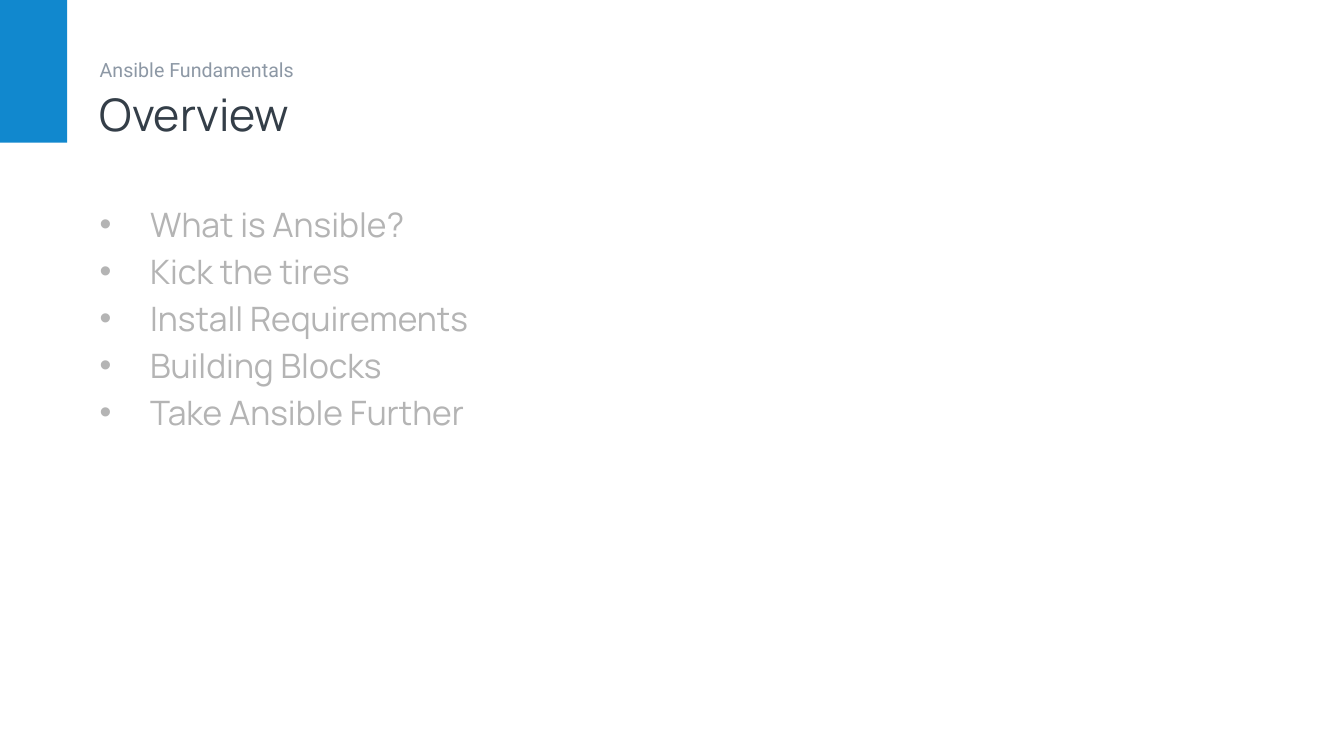
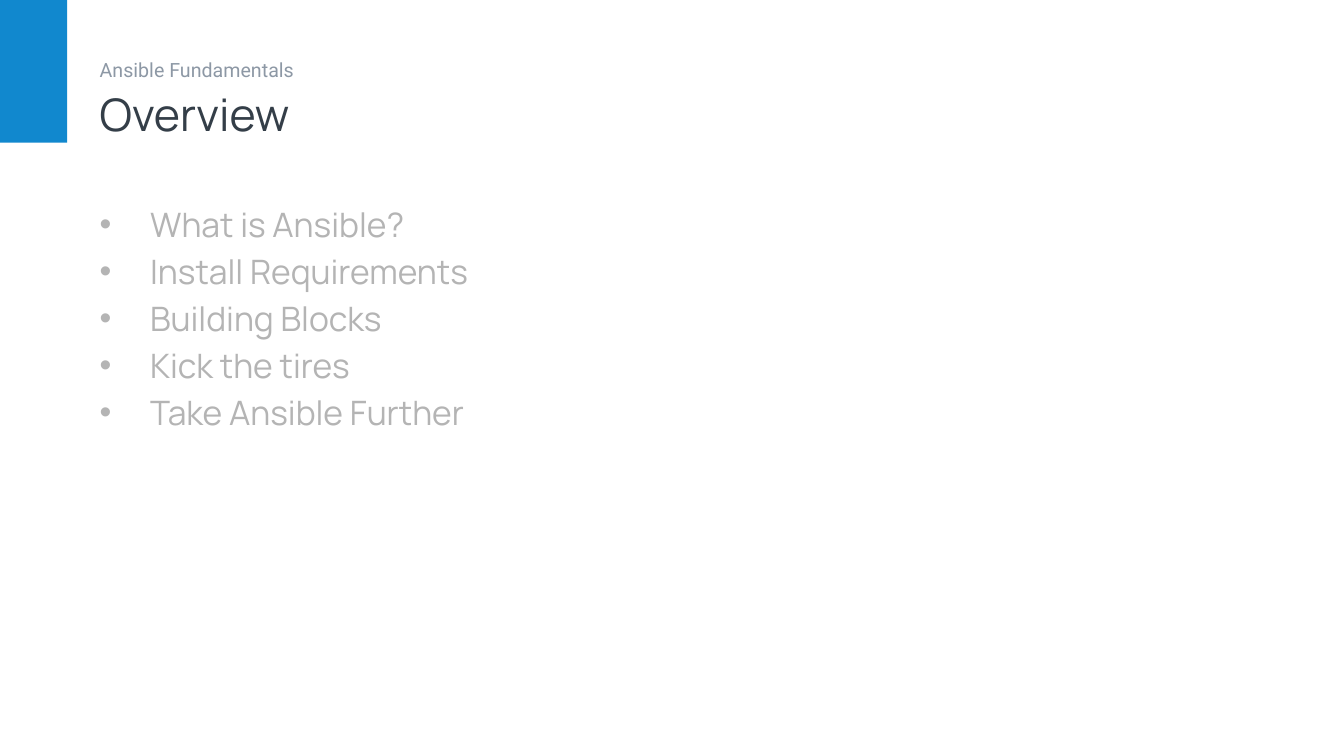
Before and after one commit to daveyb/ansible-fundamentals, a slide deck: slide 2 of slides/Ansible Fundamentals.pptx. Drawn at 1344x756 pixels with LibreOffice and Linux fonts; fonts in the diff are those of the drawing. Boxes give left, top, right and bottom in pixels: in the first picture for what was removed or moved away, otherwise in the second. Text is boxed around its words. In the diff, an @@ line names an element or a change of style, - is before the commit and + after.

```diff
--- a/slides/Ansible Fundamentals.pptx
+++ b/slides/Ansible Fundamentals.pptx
@@ text at bbox=[150, 260, 350, 284]: paragraph removed @@
-• Kick the tires
@@ text at bbox=[150, 354, 350, 378]: paragraph added @@
+• Kick the tires
```
Also in this commit, not shown: 1 other file.
